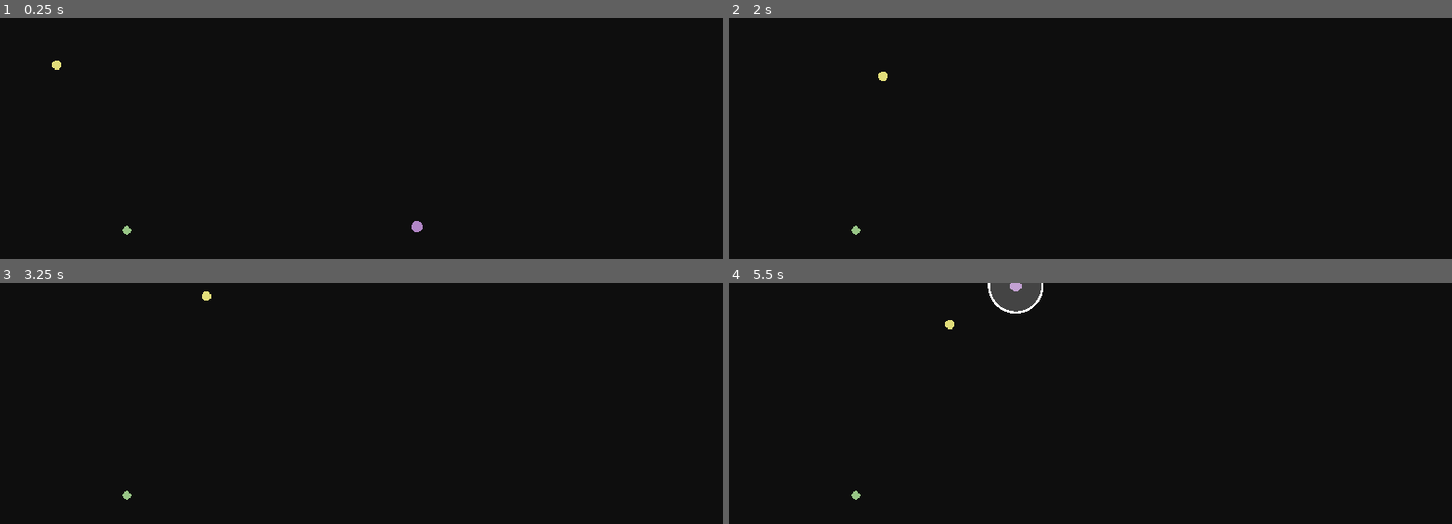
Above: before the commit, frames 1-4 (two rows, left to right).
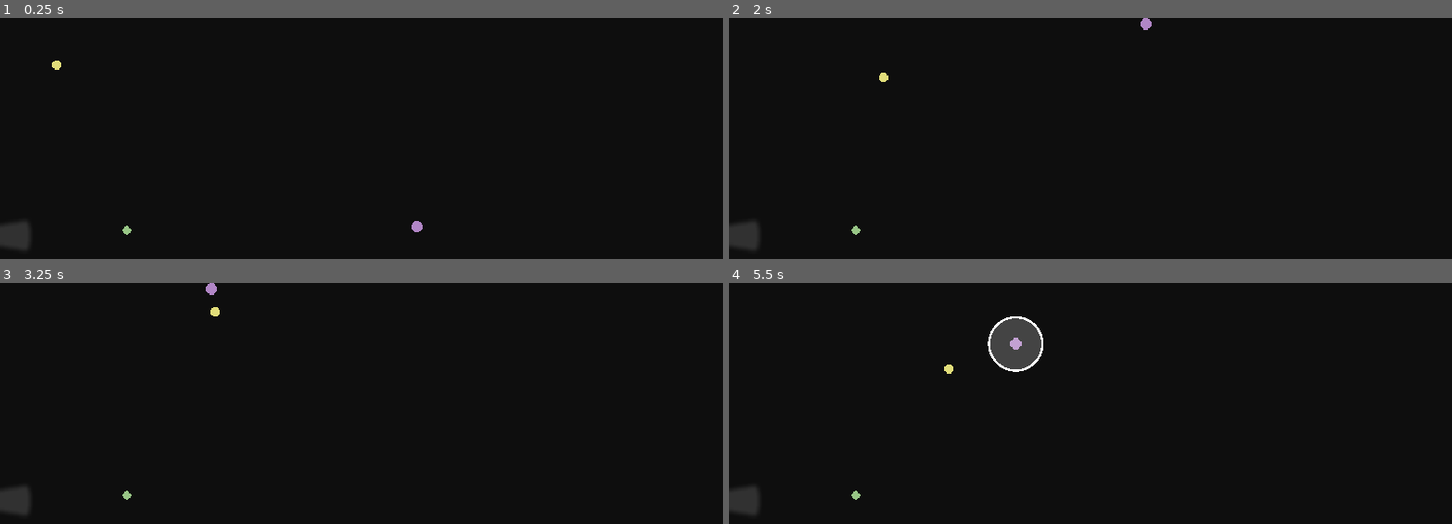
Above: after the commit, the same moments.

Repository: Lunatic-Games/crypt-keeper
Game: Godot game, scene res://crypt/crypt.tscn
The game is run twice, just before and just after one commit, with the same random seed, the same clock (stepped at 60 frames per second) and the same inputs.
Inputs:
- Up to frame 1 (0.25 s): no input
- Up to frame 2 (2 s): hold Space (select) 0.53-1.28 s; hold W (move_up) from 0.53 s (still down); tap Space (select) at 1.35 s
- Up to frame 3 (3.25 s): tap Enter at 2 s; release W (move_up) at 2.03 s; hold Space (select) 2.03-2.78 s; hold A (move_left) from 2.03 s (still down); tap Space (select) at 2.85 s
- Up to frame 4 (5.5 s): release A (move_left) at 3.53 s; hold S (move_down) 3.53-4.28 s; hold Space (select) 3.53-4.28 s; hold D (move_right) 4.28-5.03 s; tap Space (select) at 4.35 s; hold W (move_up) from 5.03 s (still down); hold Space (select) from 5.03 s (still down)

The runs differ from the first frame. In frame 1, 0.4% of the frame differs, in the area x 0-4%, y 84-97%; in frame 2, 0.5%; in frame 3, 0.5%; in frame 4, 2.6%, in the area x 0-44%, y 0-97%.

Commit message:
Crypt walls

Diff:
--- a/crypt/crypt.tscn
+++ b/crypt/crypt.tscn
@@ -1,10 +1,33 @@
-[gd_scene load_steps=4 format=2]
+[gd_scene load_steps=7 format=2]
 
 [ext_resource path="res://player/player.tscn" type="PackedScene" id=1]
 [ext_resource path="res://chaos/zombie/zombie.tscn" type="PackedScene" id=2]
 [ext_resource path="res://order/knight/knight.tscn" type="PackedScene" id=3]
+[ext_resource path="res://assets/light/door_light.png" type="Texture" id=4]
+
+[sub_resource type="RectangleShape2D" id=1]
+extents = Vector2( 10, 180 )
+
+[sub_resource type="RectangleShape2D" id=2]
+extents = Vector2( 340, 10 )
 
 [node name="Crypt" type="Node2D"]
+
+[node name="Background" type="ColorRect" parent="."]
+anchor_right = 1.0
+anchor_bottom = 1.0
+margin_right = 640.0
+margin_bottom = 360.0
+rect_min_size = Vector2( 640, 360 )
+color = Color( 0.0588235, 0.0588235, 0.0588235, 1 )
+__meta__ = {
+"_edit_use_anchors_": false
+}
+
+[node name="EnemySpawner" type="Sprite" parent="."]
+self_modulate = Color( 1, 1, 1, 0.145098 )
+position = Vector2( 16, 188 )
+texture = ExtResource( 4 )
 
 [node name="Player" parent="." instance=ExtResource( 1 )]
 position = Vector2( 360, 180 )
@@ -13,3 +36,29 @@
 
 [node name="Knight" parent="." instance=ExtResource( 3 )]
 position = Vector2( 37.4199, 35.3176 )
+
+[node name="Walls" type="Node2D" parent="."]
+
+[node name="Wall" type="StaticBody2D" parent="Walls"]
+position = Vector2( -10, 180 )
+
+[node name="CollisionShape2D" type="CollisionShape2D" parent="Walls/Wall"]
+shape = SubResource( 1 )
+
+[node name="Wall2" type="StaticBody2D" parent="Walls"]
+position = Vector2( 650, 180 )
+
+[node name="CollisionShape2D" type="CollisionShape2D" parent="Walls/Wall2"]
+shape = SubResource( 1 )
+
+[node name="Wall3" type="StaticBody2D" parent="Walls"]
+position = Vector2( 320, -10 )
+
+[node name="CollisionShape2D" type="CollisionShape2D" parent="Walls/Wall3"]
+shape = SubResource( 2 )
+
+[node name="Wall4" type="StaticBody2D" parent="Walls"]
+position = Vector2( 320, 370 )
+
+[node name="CollisionShape2D" type="CollisionShape2D" parent="Walls/Wall4"]
+shape = SubResource( 2 )
Binary file added: assets/light/door_light.aseprite
Binary file added: assets/light/door_light.png
Not shown, added: assets/light/door_light.png.import
